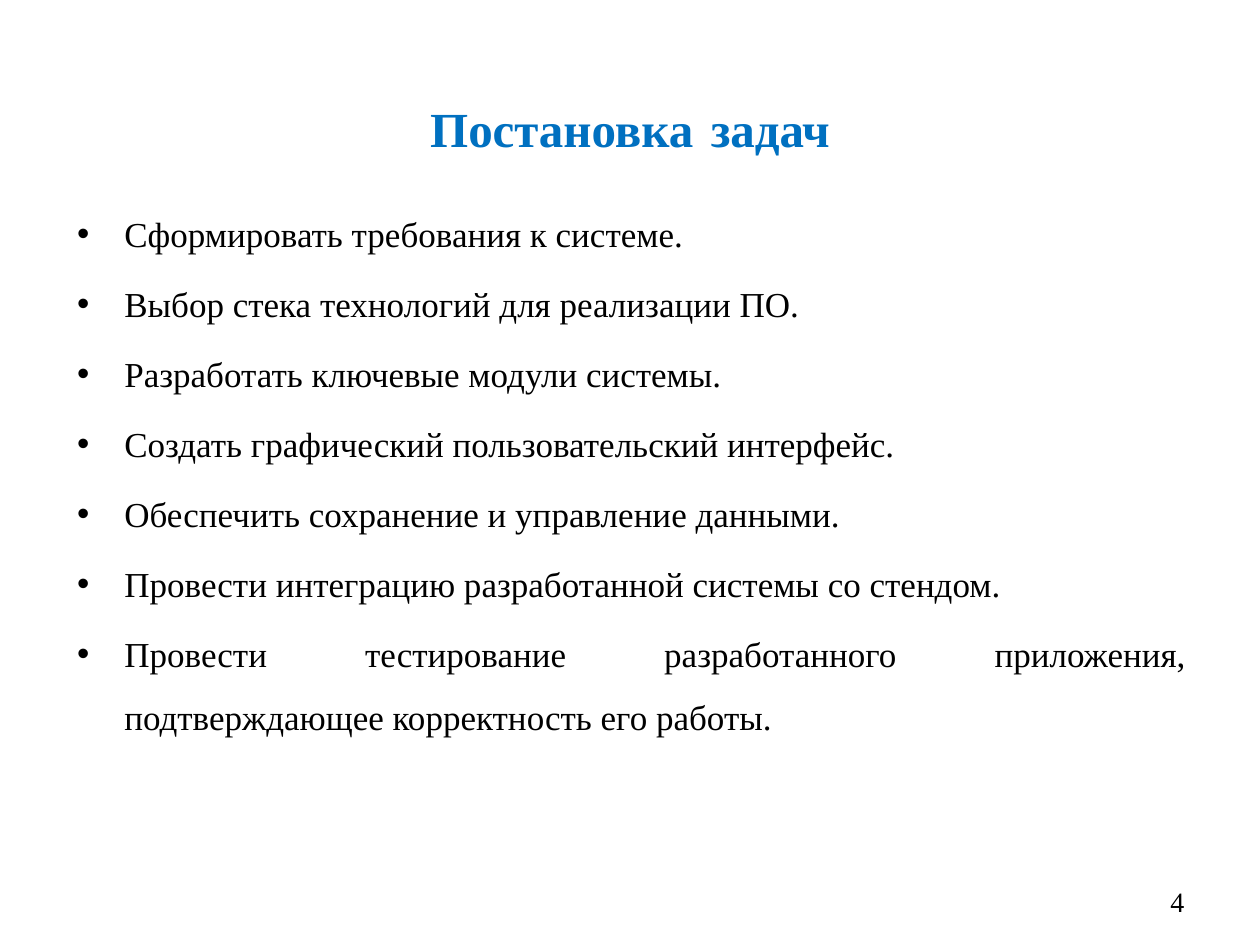
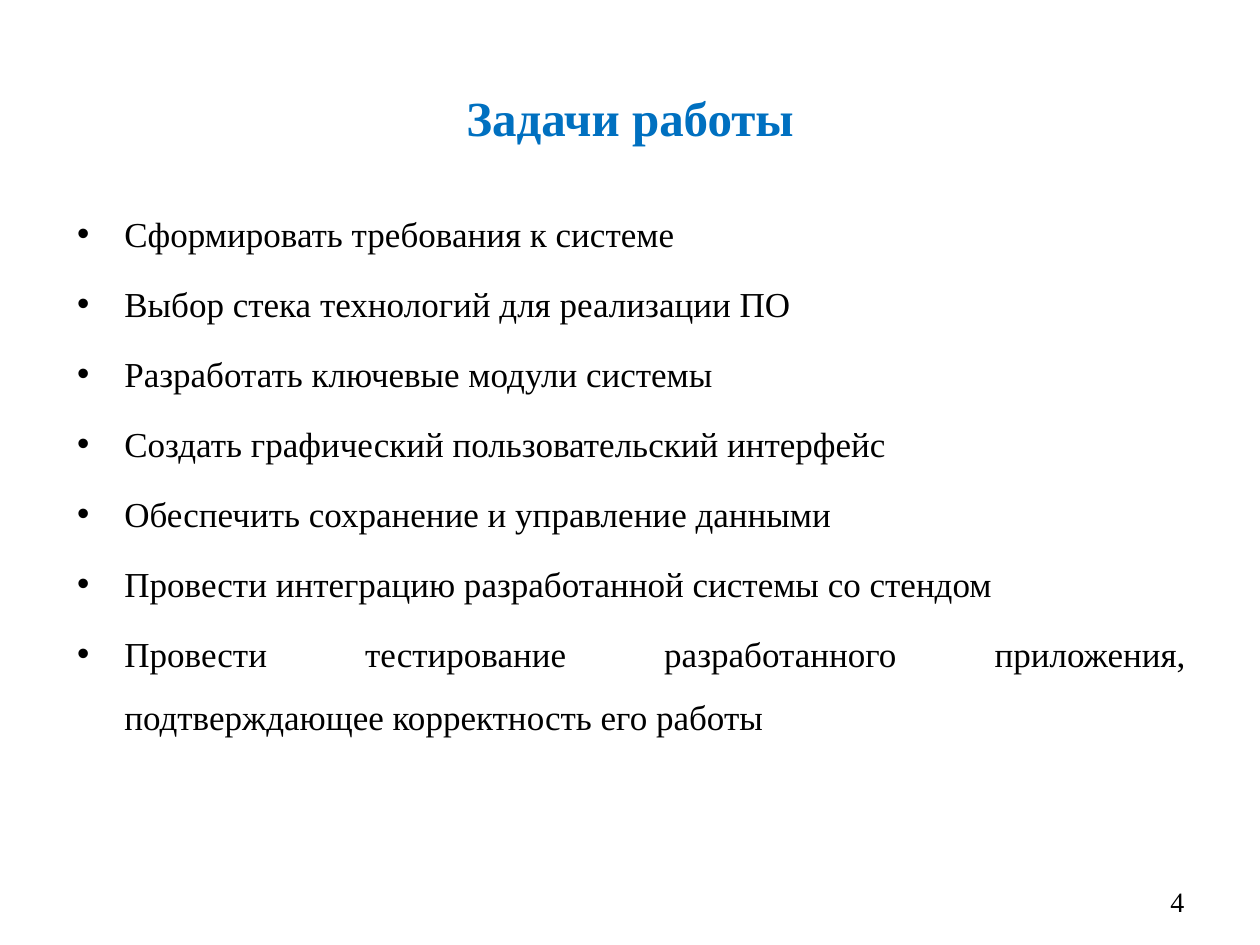
Before and after one commit to Ch1kez/PVT_NASA-TLX, a slide deck: slide 4 of Диплом/Презентация/презентация Курнаев.pptx. Drawn at 1260x945 pixels with LibreOffice and Linux fonts; fonts in the diff are those of the drawing. Boxes give left, top, right and bottom in pixels: in the first picture for what was removed or moved away, otherwise in the second. Text is boxed around its words. In the diff, an @@ line names an element or a change of style, - is before the commit and + after.

```diff
--- a/Диплом/Презентация/презентация Курнаев.pptx
+++ b/Диплом/Презентация/презентация Курнаев.pptx
@@ title at [466,101,794,146]: text changed @@
-Постановка задач
+Задачи работы
@@ text at [124,222,1186,737]: text changed @@
-• Сформировать требования к системе.
-• Выбор стека технологий для реализации ПО.
-• Разработать ключевые модули системы.
-• Создать графический пользовательский интерфейс.
-• Обеспечить сохранение и управление данными.
-• Провести интеграцию разработанной системы со стендом.
-• Провести тестирование разработанного приложения, подтверждающее корректность его работы.
+• Сформировать требования к системе
+• Выбор стека технологий для реализации ПО
+• Разработать ключевые модули системы
+• Создать графический пользовательский интерфейс
+• Обеспечить сохранение и управление данными
+• Провести интеграцию разработанной системы со стендом
+• Провести тестирование разработанного приложения, подтверждающее корректность его работы
```
Also in this commit, not shown: 4 other slides changed, 1 slide removed.
